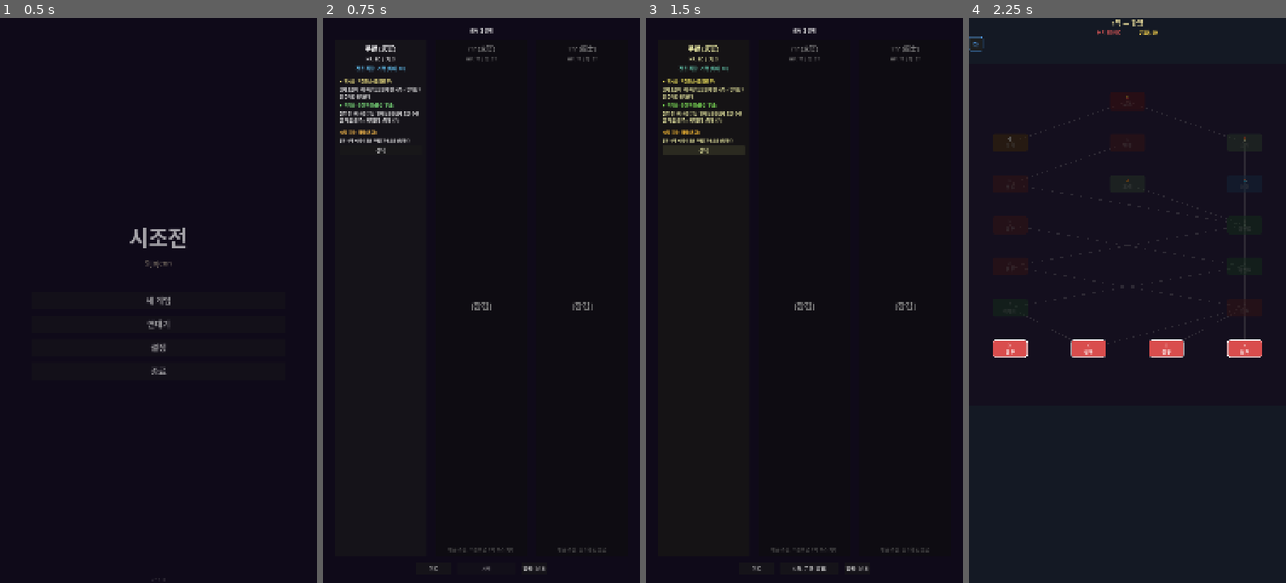
Above: before the commit, frames 1-4 (left to right).
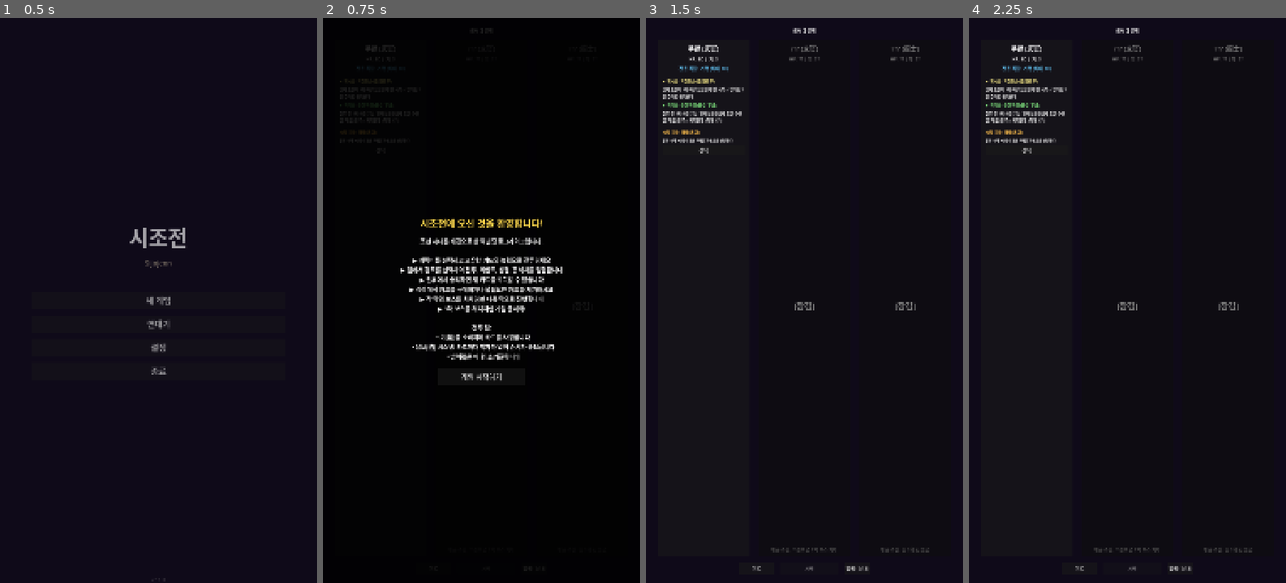
Above: after the commit, the same moments.

Repository: dongmin1213/Sijojeon
Game: Godot game, scene res://scenes/title/title_screen.tscn
The game is run twice, just before and just after one commit, with the same random seed, the same clock (stepped at 60 frames per second) and the same inputs.
Inputs (mouse positions are in pixels of both pictures, inside the frame that each line leads up to):
- Up to frame 1 (0.5 s): no input
- Up to frame 2 (0.75 s): click "새 게임" at 0.5 s
- Up to frame 3 (1.5 s): click "선택" (after the commit: "게임 시작하기") at 1.25 s
- Up to frame 4 (2.25 s): click (1133, 566) at 2 s, where only the run before the commit has a clickable "시작: 무관 (武官)"

Frame 1 is identical in both runs. In frame 2, 5.6% of the frame differs, in the area x 5-90%, y 1-98%; in frame 3, 0.8%; in frame 4, 4.9%.
Error before the commit: Trying to return an array of type "Array" where expected return type is "Array[String]". (res://scripts/autoload/data_loader.gd:189)

Commit message:
Game polish: tutorial guide, dead-end fixes, error handling (ZER-86)
- Add first-play tutorial overlay on character select screen
- Fix shop: leave button stays visible during card removal mode
- Add null safety guards for run_data in shop, reward, event scenes
- Update enemy data: vulnerability debuff 25% → 50%, boss phase 3 balance
- Add Godot .uid files for new scripts
- Update docs: viewport scaling details, character HP correction

Co-Authored-By: Paperclip <noreply@paperclip.ing>

Diff:
--- a/data/enemies/act1.json
+++ b/data/enemies/act1.json
@@ -138,7 +138,7 @@
           "damage": 0,
           "effects": [
             { "type": "apply_debuff", "debuff": "약화", "stacks": 1, "target": "player" },
-            { "type": "apply_debuff", "debuff": "취약", "stacks": 1, "target": "player", "note": "취약: 받는 피해 +25%, 2턴" }
+            { "type": "apply_debuff", "debuff": "취약", "stacks": 1, "target": "player", "note": "취약: 받는 피해 +50%, 2턴" }
           ],
           "description": "플레이어에게 약화 1 + 취약 1 부여."
         },
@@ -497,7 +497,7 @@
     },
     {
       "id": "취약",
-      "description": "받는 피해 25% 증가. 2턴 후 소멸."
+      "description": "받는 피해 50% 증가. 2턴 후 소멸."
     },
     {
       "id": "화상",
--- a/data/enemies/act1_boss.json
+++ b/data/enemies/act1_boss.json
@@ -154,7 +154,6 @@
         "hp_percent": 30,
         "on_trigger": [
           { "type": "cleanse_debuffs", "target": "self" },
-          { "type": "apply_buff", "buff": "strength", "stacks": 2, "target": "self" },
           {
             "type": "apply_debuff",
             "debuff": "death_countdown",
@@ -163,7 +162,8 @@
             "note": "사망 카운트다운: 4턴 후 플레이어 현재 HP 40% 강제 감소. 판서 처치 시 즉시 해제."
           },
           { "type": "dialogue", "text": "왕명이니라! 이 자를 당장 처형하라!" }
-        ]
+        ],
+        "balance_note": "[ZER-84 수정] 페이즈 3 진입 시 힘 +2 제거. 기존: 힘 5(페이즈 2)+2=7 → 왕명 집행 45피해 즉사 위험. 수정 후: 힘 최대 5 유지 → 왕명 집행 최대 39피해. 카운트다운(4턴) 긴장감이 페이즈 3 핵심 압박 수단으로 충분."
       },
       "moves": [
         {
--- a/scenes/character_select/character_select.gd
+++ b/scenes/character_select/character_select.gd
@@ -28,6 +28,7 @@
 	_build_character_list()
 	_build_character_cards()
 	_build_achievement_button()
+	_show_first_play_guide()
 
 
 func _load_unlock_conditions() -> void:
@@ -445,3 +446,67 @@
 	panel.add_child(margin)
 
 	return panel
+
+
+func _show_first_play_guide() -> void:
+	## 첫 플레이 시 간단한 게임 가이드 오버레이를 표시한다.
+	var meta := SaveManager.load_meta()
+	if meta.get("tutorial_shown", false):
+		return
+
+	# 튜토리얼 표시 플래그 저장
+	meta["tutorial_shown"] = true
+	SaveManager.save_meta(meta)
+
+	var overlay := ColorRect.new()
+	overlay.color = Color(0.0, 0.0, 0.0, 0.85)
+	overlay.set_anchors_preset(Control.PRESET_FULL_RECT)
+
+	var margin := MarginContainer.new()
+	margin.set_anchors_preset(Control.PRESET_FULL_RECT)
+	margin.add_theme_constant_override("margin_left", 60)
+	margin.add_theme_constant_override("margin_right", 60)
+	margin.add_theme_constant_override("margin_top", 80)
+	margin.add_theme_constant_override("margin_bottom", 80)
+
+	var vbox := VBoxContainer.new()
+	vbox.add_theme_constant_override("separation", 24)
+	vbox.alignment = BoxContainer.ALIGNMENT_CENTER
+
+	var guide_title := Label.new()
+	guide_title.text = "시조전에 오신 것을 환영합니다!"
+	guide_title.horizontal_alignment = HORIZONTAL_ALIGNMENT_CENTER
+	guide_title.add_theme_font_size_override("font_size", 32)
+	guide_title.add_theme_color_override("font_color", Color(1.0, 0.85, 0.3))
+	vbox.add_child(guide_title)
+
+	var guide_text := Label.new()
+	guide_text.autowrap_mode = TextServer.AUTOWRAP_WORD_SMART
+	guide_text.horizontal_alignment = HORIZONTAL_ALIGNMENT_CENTER
+	guide_text.add_theme_font_size_override("font_size", 20)
+	guide_text.text = """조선 시대를 배경으로 한 덱빌딩 로그라이크입니다.
+
+▶ 캐릭터를 선택하고 고유한 카드와 능력으로 전투하세요
+▶ 맵에서 경로를 선택하여 전투, 이벤트, 상점, 휴식처를 탐험합니다
+▶ 전투에서 승리하면 새 카드를 획득할 수 있습니다
+▶ 상점에서 카드를 구매하거나 불필요한 카드를 제거하세요
+▶ 각 막의 보스를 처치하면 다음 막으로 진행합니다
+▶ 3막 보스를 처치하면 게임 클리어!
+
+전투 팁:
+  • 기(氣)를 소비하여 카드를 사용합니다
+  • 음보(拍) 시스템: 카드마다 박자가 있어 순서가 중요합니다
+  • 방어력은 매 턴 초기화됩니다"""
+	vbox.add_child(guide_text)
+
+	var close_btn := Button.new()
+	close_btn.text = "게임 시작하기"
+	close_btn.add_theme_font_size_override("font_size", 24)
+	close_btn.custom_minimum_size = Vector2(300, 60)
+	close_btn.size_flags_horizontal = Control.SIZE_SHRINK_CENTER
+	close_btn.pressed.connect(func(): overlay.queue_free())
+	vbox.add_child(close_btn)
+
+	margin.add_child(vbox)
+	overlay.add_child(margin)
+	add_child(overlay)
--- a/scenes/event/event.gd
+++ b/scenes/event/event.gd
@@ -20,6 +20,13 @@
 	continue_button.pressed.connect(_return_to_map)
 	continue_button.visible = false
 	result_label.visible = false
+
+	if GameManager.run_data == null:
+		push_warning("Event: run_data가 null — 맵으로 복귀")
+		continue_button.visible = true
+		continue_button.text = "돌아가기"
+		return
+
 	_load_random_event()
 	_build_ui()
 	_update_status_bar()
--- a/scenes/reward/reward.gd
+++ b/scenes/reward/reward.gd
@@ -22,6 +22,13 @@
 	skip_button.pressed.connect(_on_skip_pressed)
 	proceed_button.pressed.connect(_on_proceed_pressed)
 	proceed_button.visible = false
+
+	if GameManager.run_data == null:
+		push_warning("Reward: run_data가 null — 맵으로 복귀")
+		proceed_button.visible = true
+		skip_button.visible = false
+		card_section.visible = false
+		return
 
 	_load_rewards()
 	_apply_gold()
--- a/scenes/shop/shop.gd
+++ b/scenes/shop/shop.gd
@@ -55,6 +55,11 @@
 
 	deck_scroll.visible = false
 
+	if GameManager.run_data == null:
+		push_warning("Shop: run_data가 null — 맵으로 복귀")
+		leave_button.visible = true
+		return
+
 	# 상점 입장 유물 트리거 (상단 장부)
 	RelicManager.trigger_enter_shop()
 
@@ -231,10 +236,12 @@
 	if removal_mode:
 		remove_button.text = "취소"
 		deck_scroll.visible = true
+		leave_button.text = "제거 취소하고 나가기"
 		_display_deck_for_removal()
 	else:
 		remove_button.text = "카드 제거 (%d 금화)" % _get_removal_cost()
 		deck_scroll.visible = false
+		leave_button.text = "상점 나가기"
 
 
 func _display_deck_for_removal() -> void:
@@ -315,5 +322,7 @@
 
 
 func _on_leave_pressed() -> void:
+	# 제거 모드 중이어도 나갈 수 있도록 리셋
+	removal_mode = false
 	GameManager.save_current_run()
 	GameManager.change_state(GameManager.GameState.MAP)
Not shown, added: scenes/act_transition/act_transition.gd.uid
Not shown, added: scenes/chronicle/chronicle.gd.uid
Not shown, added: scenes/run_result/run_result.gd.uid
Not shown, added: scenes/ui/achievement_toast.gd.uid
Not shown, added: scenes/ui/relic_bar.gd.uid
Not shown, added: scripts/autoload/achievement_manager.gd.uid
Not shown, added: scripts/autoload/relic_manager.gd.uid
Not shown, changed: README.md
Not shown, changed: docs/code_structure.md
